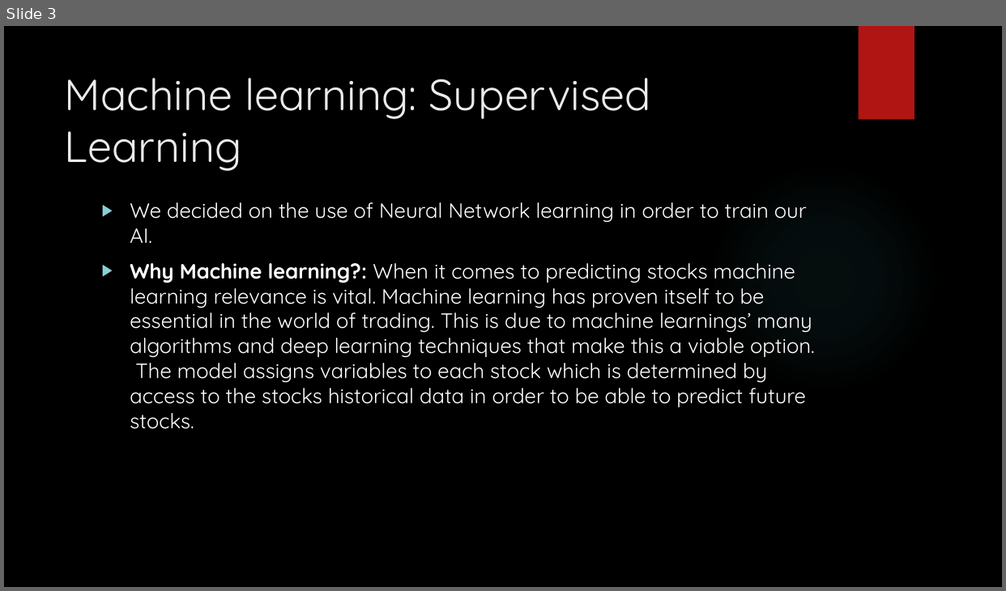
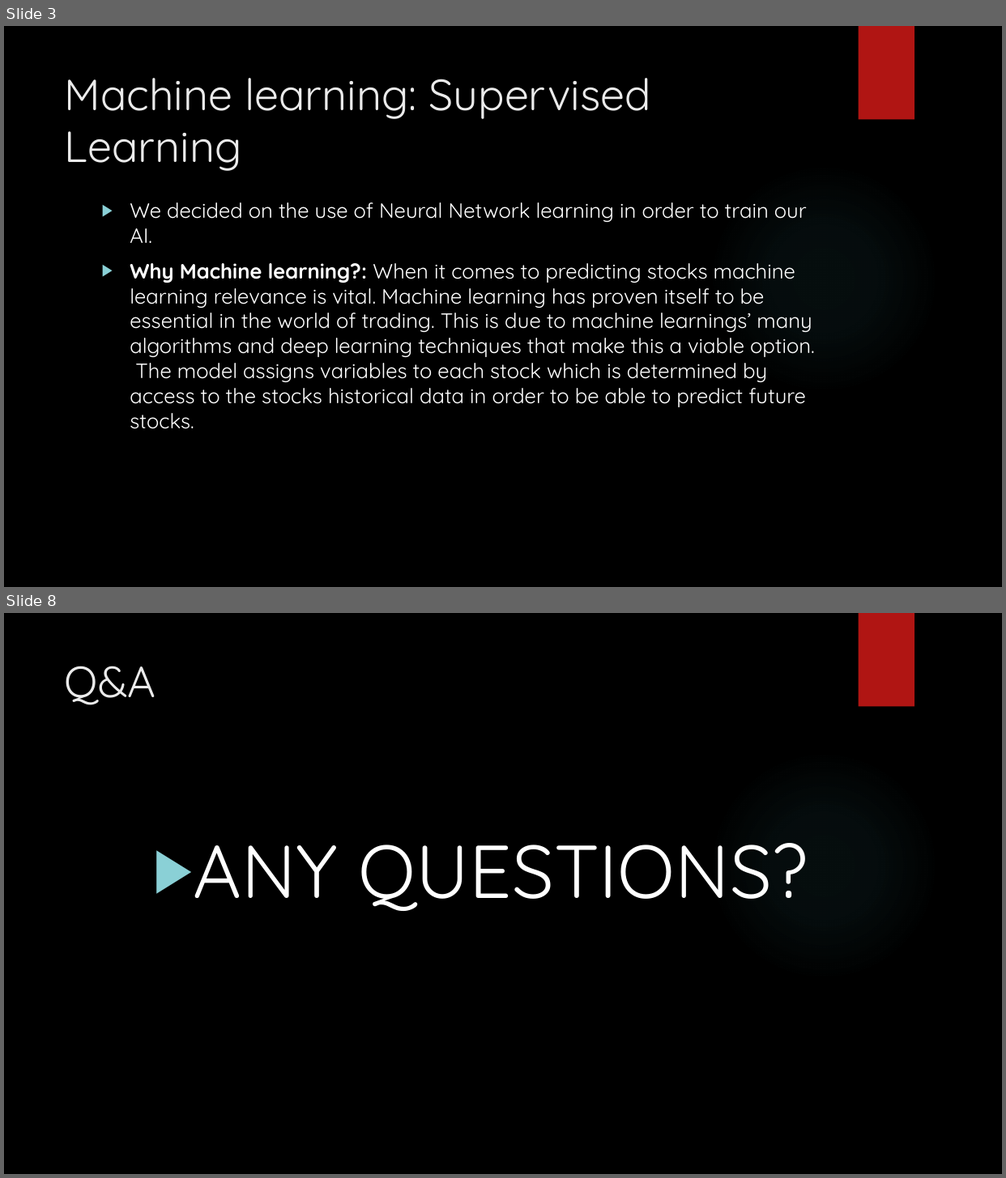
Before and after one commit to Damien-Nguyen/Analysis-of-Optimal-Investment-Portfolio, a slide deck: Stock Price Predictions & Analysis.pptx. Shown one above the other, each under a label of ours: slide 3 before the commit, slides 3 and 8 after it; the slides between them are not shown. The pictures are 1006x591 and 1006x1178 pixels, drawn with LibreOffice and Linux fonts; fonts in the diff are those of the drawing; background and template pictures are left out. Boxes give left, top, right and bottom in pixels: in the first picture for what was removed or moved away, otherwise in the second. Text is boxed around its words. In the diff, an @@ line names an element or a change of style, - is before the commit and + after.

Commit message:
presentation draft

```diff
--- a/Stock Price Predictions & Analysis.pptx
+++ b/Stock Price Predictions & Analysis.pptx
@@ slide 8 added at bbox=[4, 613, 1002, 1174], background picture (left out); not listed: 2 template elements that a slide beside it also shows @@
@@ title added at bbox=[65, 666, 156, 705], 42 pt, text #EBEBEB @@
+Q&A
@@ text added at bbox=[193, 843, 808, 911], 72 pt, text #FFFFFF @@
+▶ ANY QUESTIONS?
```
Also in this commit, not shown: 1 slide changed, 3 other slides added, 5 slides removed.
